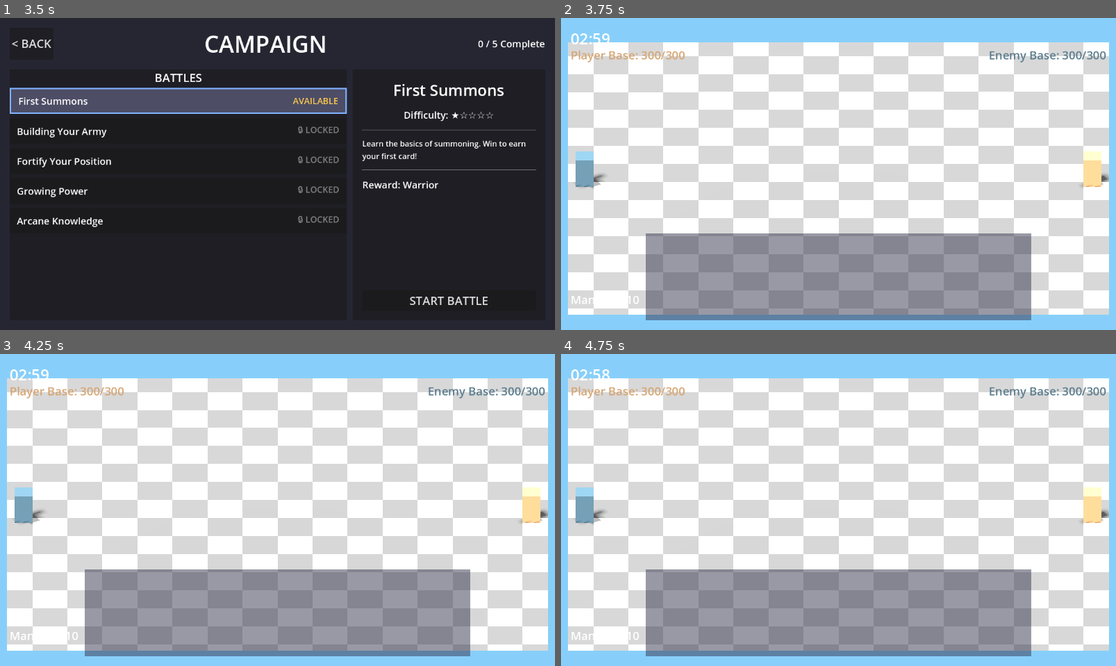
Above: before the commit, frames 1-4 (two rows, left to right).
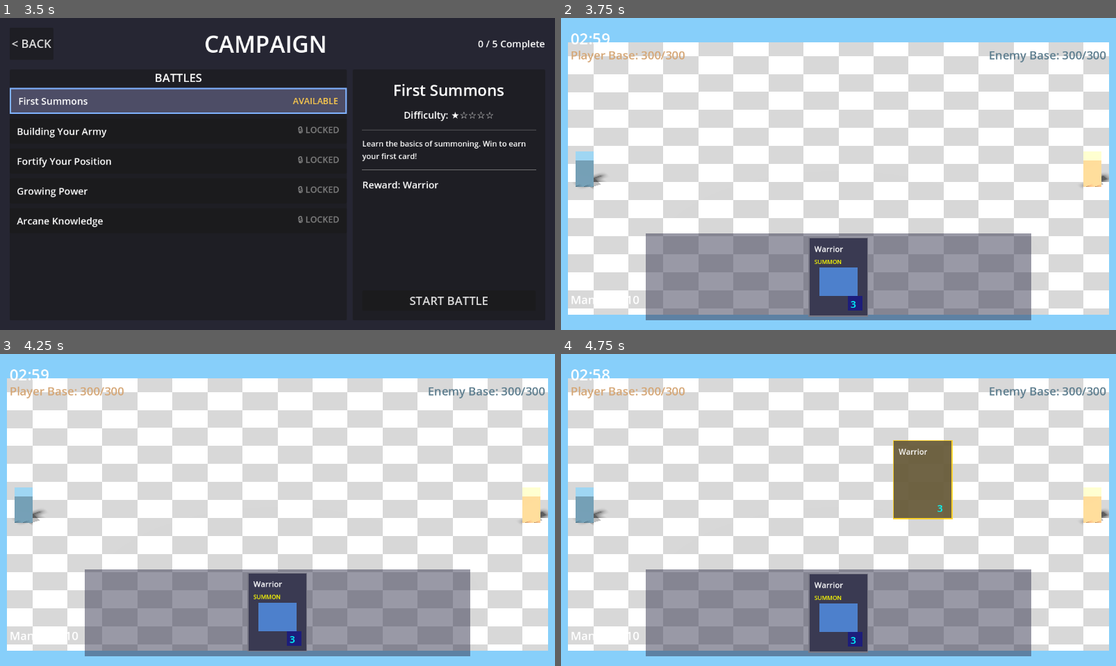
Above: after the commit, the same moments.

Repository: amari-charles/project-summoner
Game: Godot game, scene res://scenes/ui/main_menu.tscn
The game is run twice, just before and just after one commit, with the same random seed, the same clock (stepped at 60 frames per second) and the same inputs.
Inputs (mouse positions are in pixels of both pictures, inside the frame that each line leads up to):
- Up to frame 1 (3.5 s): click "PLAY" at 0.5 s; click "SELECT" at 1.25 s; click "CHOOSE WARRIOR" at 2 s; click (177, 99) at 2.75 s
- Up to frame 2 (3.75 s): click "START BATTLE" at 3.5 s
- Up to frame 3 (4.25 s): no input
- Up to frame 4 (4.75 s): tap Enter at 4.25 s; drag from (838, 612) to (894, 441) at 4.27 s

Frame 1 is identical in both runs. In frame 2, 2.7% of the frame differs, in the area x 44-56%, y 70-96%; in frame 3, 2.6%; in frame 4, 5.4%, in the area x 44-71%, y 27-96%.

Commit message:
Fix card loading in campaign battles
- Enable load_deck_from_profile on PlayerSummoner
- Enable load_enemy_deck_from_campaign on EnemySummoner
- Remove unnecessary DeckLoader and EnemyDeckLoader child nodes
- Deck loading now handled by summoner export variables

Cards should now appear in player's hand during campaign battles.

🤖 Generated with [Claude Code](https://claude.com/claude-code)

Co-Authored-By: Claude <noreply@anthropic.com>

Diff:
--- a/scenes/battlefield/campaign_battle_3d.tscn
+++ b/scenes/battlefield/campaign_battle_3d.tscn
@@ -7,8 +7,6 @@
 [ext_resource type="PackedScene" path="res://scenes/units/enemy_base_3d.tscn" id="5_enemy_base"]
 [ext_resource type="Script" uid="uid://d1mqkngn7lovi" path="res://scripts/ui/hand_ui.gd" id="6_hand_ui"]
 [ext_resource type="Script" uid="uid://bt4v6ur0kkioe" path="res://scripts/ui/battlefield_drop_zone.gd" id="7_drop_zone"]
-[ext_resource type="Script" path="res://scripts/core/deck_loader.gd" id="8_deck_loader"]
-[ext_resource type="Script" path="res://scripts/core/enemy_deck_loader.gd" id="9_enemy_deck_loader"]
 
 [node name="CampaignBattle3D" type="Node3D"]
 script = ExtResource("2_game_controller")
@@ -18,16 +16,12 @@
 [node name="PlayerSummoner" type="Node3D" parent="." groups=["player_summoners", "summoners"]]
 script = ExtResource("3_summoner")
 team = 0
-
-[node name="DeckLoader" type="Node" parent="PlayerSummoner"]
-script = ExtResource("8_deck_loader")
+load_deck_from_profile = true
 
 [node name="EnemySummoner" type="Node3D" parent="." groups=["enemy_summoners", "summoners"]]
 script = ExtResource("3_summoner")
 team = 1
-
-[node name="EnemyDeckLoader" type="Node" parent="EnemySummoner"]
-script = ExtResource("9_enemy_deck_loader")
+load_enemy_deck_from_campaign = true
 
 [node name="PlayerBase3D" parent="." instance=ExtResource("4_player_base")]
 transform = Transform3D(1, 0, 0, 0, 1, 0, 0, 0, 1, 0, 2, -29)
Not shown: 1 places in scenes/battlefield/campaign_battle_3d.tscn that only renumber resources
